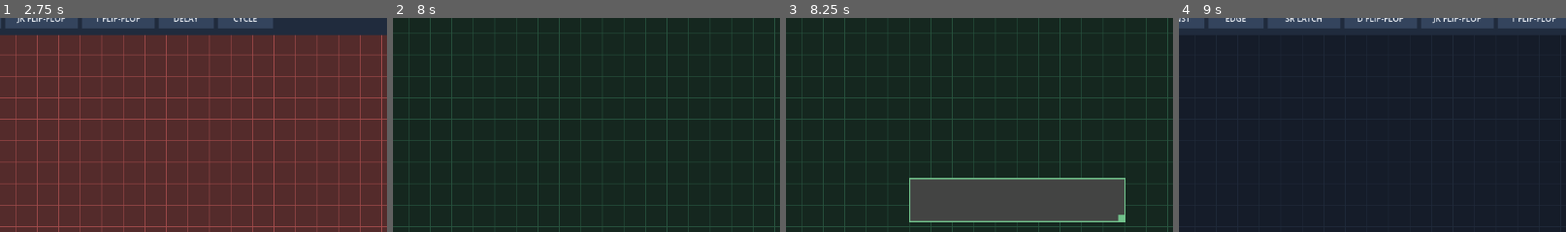
Above: before the commit, frames 1-4 (left to right).
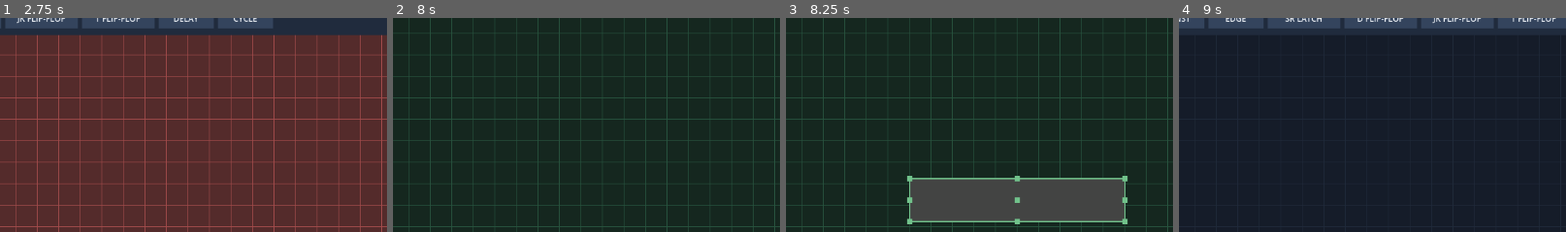
Above: after the commit, the same moments.

Repository: rushellxyz/g-logical
Game: Godot game, scene res://main.tscn
The game is run twice, just before and just after one commit, with the same random seed, the same clock (stepped at 60 frames per second) and the same inputs.
Inputs (mouse positions are % of the whole screen's width and height, from its top left):
- Up to frame 1 (2.75 s): click (86, 4) at 0.5 s; click "PHYSICAL" at 1.25 s; click "FOUNDRY" at 2 s
- Up to frame 2 (8 s): click "PHYSICAL" at 2.75 s; click "SELECT" at 3.5 s; click (76, 4) at 4.27 s; click (79, 4) at 5.02 s; click (83, 4) at 5.77 s; click (90, 4) at 6.52 s; click (94, 4) at 7.25 s
- Up to frame 3 (8.25 s): click "WHITE TILE" at 8 s
- Up to frame 4 (9 s): click "EDITOR" at 8.75 s
The pictures show only the part of the screen within x 20-70%, y 16-66%; the shares and areas given below are measured in that part.

Frames 1-2 are identical in both runs. In frame 3, 0.3% of the frame differs, in the area x 31-89%, y 73-97%; in frame 4, nothing differs.

Commit message:
Improve physical mode

Diff:
--- a/editor.gd
+++ b/editor.gd
@@ -55,6 +55,8 @@
 var resizing_gate := -1
 var resize_start_position := Vector2.ZERO
 var resize_start_size := Vector2.ZERO
+var resize_start_mouse := Vector2.ZERO
+var resize_edges := Vector2i.ZERO
 var drag_offset := Vector2.ZERO
 var drag_group_origins: Dictionary = {}
 var pending_output := {"gate": -1, "port": -1}
@@ -842,7 +844,9 @@
 		draw_rect(rect, Color("#434443"), true)
 		draw_rect(rect, Color("#9ca9a0") if gate_index not in selected_gates else Color("#71c28b"), false, 2)
 		if gate_index in selected_gates:
-			draw_rect(Rect2(rect.end - Vector2(10, 10), Vector2(10, 10)), Color("#71c28b"), true)
+			for edge_x in [0.0, rect.size.x * 0.5, rect.size.x]:
+				for edge_y in [0.0, rect.size.y * 0.5, rect.size.y]:
+					draw_rect(Rect2(rect.position + Vector2(edge_x, edge_y) - Vector2(4, 4), Vector2(8, 8)), Color("#71c28b"), true)
 		draw_set_transform(Vector2.ZERO, 0.0, Vector2.ONE)
 		return
 	var is_selected: bool = gate_index in selected_gates
@@ -874,6 +878,8 @@
 		var child_gates: Array = gate.get("custom_gates", [])
 		var child_origin: Vector2 = normalized_position(gate.get("custom_origin", Vector2.ZERO))
 		for child_gate in child_gates:
+			if not is_custom_child_visible(child_gate):
+				continue
 			if child_gate.get("type_id", "") in ["EDITOR/COMPONENT_INPUT", "EDITOR/COMPONENT_OUTPUT"]:
 				continue
 			var child_position: Vector2 = gate["position"] + normalized_position(child_gate.get("position", Vector2.ZERO)) - child_origin + Vector2(16, 40)
@@ -899,13 +905,38 @@
 	draw_set_transform(Vector2.ZERO, 0.0, Vector2.ONE)
 
 func is_physical_gate(gate: Dictionary) -> bool:
+	if gate["type_id"] == "EDITOR/CUSTOM":
+		if gate.get("custom_layout_mode", "Inline") != "Expand":
+			return false
+		for child_gate in gate.get("custom_gates", []):
+			if is_physical_gate(child_gate):
+				return true
+		return false
 	return is_physical_gate_type(gate["type_id"])
+
+func is_custom_child_visible(gate: Dictionary) -> bool:
+	return not physical_mode or is_physical_gate(gate)
 
 func is_physical_gate_type(type_id: String) -> bool:
 	return type_id in ["MP/IO/BUTTON", "MP/IO/LAMP", "EDITOR/WHITETILE"]
 
 func gate_size(gate: Dictionary) -> Vector2:
 	return GateProperties.node_size(gate, NODE_SIZE)
+
+func white_tile_resize_edges(rect: Rect2, point: Vector2) -> Vector2i:
+	var handle_radius := 12.0
+	if not rect.grow(handle_radius).has_point(point):
+		return Vector2i.ZERO
+	var edges := Vector2i.ZERO
+	if absf(point.x - rect.position.x) <= handle_radius:
+		edges.x = -1
+	elif absf(point.x - rect.end.x) <= handle_radius:
+		edges.x = 1
+	if absf(point.y - rect.position.y) <= handle_radius:
+		edges.y = -1
+	elif absf(point.y - rect.end.y) <= handle_radius:
+		edges.y = 1
+	return edges
 
 func custom_child_port_position(instance: Dictionary, child: Dictionary, port: int, input: bool, origin: Vector2) -> Vector2:
 	var child_type: String = child.get("type_id", "")
@@ -1170,17 +1201,27 @@
 		canvas_geometry.update_moved_gates(gates, wires, selected_gates, NODE_SIZE)
 		queue_redraw()
 	if event is InputEventMouseMotion and resizing_gate >= 0:
-		var resized_position := screen_to_canvas(event.position)
-		var new_size := resized_position - resize_start_position
-		var updated_size := Vector2(
-			maxf(PHYSICAL_UNIT_SIZE, snapped(new_size.x, PHYSICAL_UNIT_SIZE)),
-			maxf(PHYSICAL_UNIT_SIZE, snapped(new_size.y, PHYSICAL_UNIT_SIZE))
-		)
-		if updated_size != gate_size(gates[resizing_gate]) and not drag_undo_recorded:
+		var mouse_delta := screen_to_canvas(event.position) - resize_start_mouse
+		var snapped_delta := Vector2(snapped(mouse_delta.x, PHYSICAL_UNIT_SIZE), snapped(mouse_delta.y, PHYSICAL_UNIT_SIZE))
+		var updated_position := resize_start_position
+		var updated_size := resize_start_size
+		if resize_edges.x < 0:
+			updated_size.x = maxf(PHYSICAL_UNIT_SIZE, resize_start_size.x - snapped_delta.x)
+			updated_position.x = resize_start_position.x + resize_start_size.x - updated_size.x
+		elif resize_edges.x > 0:
+			updated_size.x = maxf(PHYSICAL_UNIT_SIZE, resize_start_size.x + snapped_delta.x)
+		if resize_edges.y < 0:
+			updated_size.y = maxf(PHYSICAL_UNIT_SIZE, resize_start_size.y - snapped_delta.y)
+			updated_position.y = resize_start_position.y + resize_start_size.y - updated_size.y
+		elif resize_edges.y > 0:
+			updated_size.y = maxf(PHYSICAL_UNIT_SIZE, resize_start_size.y + snapped_delta.y)
+		if (updated_size != gate_size(gates[resizing_gate]) or updated_position != gates[resizing_gate]["position"]) and not drag_undo_recorded:
 			push_undo_snapshot(drag_undo_snapshot, false)
 			drag_undo_recorded = true
+		gates[resizing_gate]["position"] = updated_position
 		gates[resizing_gate]["size"] = updated_size
-		canvas_geometry.update_moved_gates(gates, wires, [resizing_gate], NODE_SIZE)
+		canvas_geometry.dirty = true
+		canvas_geometry.update(gates, wires, NODE_SIZE)
 		queue_redraw()
 	if event is InputEventMouseMotion and selecting:
 		selection_current = event.position
@@ -1387,19 +1428,22 @@
 				return
 			if physical_mode and gates[i]["type_id"] == "EDITOR/WHITETILE":
 				selected_gate = i
+				selected_gates = [i]
 				selected_wire = -1
-				var resize_handle := Rect2(rect.end - Vector2(14, 14), Vector2(14, 14))
-				if resize_handle.has_point(pos):
+				var edges := white_tile_resize_edges(rect, pos)
+				if edges != Vector2i.ZERO:
 					resizing_gate = i
 					begin_drag_undo()
 					resize_start_position = gates[i]["position"]
 					resize_start_size = gate_size(gates[i])
+					resize_start_mouse = pos
+					resize_edges = edges
 				else:
 					dragging_gate = i
 					begin_drag_undo()
 					drag_offset = pos - gates[i]["position"]
 					drag_group_origins = {i: gates[i]["position"]}
-				status_text = "Selected WhiteTile. Drag the corner to resize."
+				status_text = "Selected WhiteTile. Drag an edge or corner to resize."
 				queue_redraw()
 				return
 			selected_gate = i
@@ -2559,21 +2603,7 @@
 			exported_count += 1
 			continue
 		if gate["type_id"] == "EDITOR/WHITETILE":
-			var tile_size := gate_size(gate)
-			var tile_position: Vector2 = gate["position"]
-			parts.append({
-				"pos": {
-					"x": (tile_position.x + tile_size.x * 0.5) / WHITETILE_EXPORT_SCALE,
-					"y": -(tile_position.y + tile_size.y) / WHITETILE_EXPORT_SCALE
-				},
-				"rot": 0.0,
-				"path": "Building/WhiteTile",
-				"id": 0,
-				"activId": 0,
-				"team": "",
-				"size": {"x": tile_size.x / WHITETILE_EXPORT_SCALE, "y": tile_size.y / WHITETILE_EXPORT_SCALE},
-				"force": {"x": 0.0, "y": 0.0}
-			})
+			parts.append(white_tile_export_part(gate))
 			exported_count += 1
 			continue
 		var data := build_gunsaw_data(gate_index, output_ids, export_wires)
@@ -2636,6 +2666,23 @@
 	DisplayServer.clipboard_set(encoded)
 	status_text = "Exported %d props to clipboard and %s." % [exported_count, EXPORT_PATH]
 
+func white_tile_export_part(gate: Dictionary) -> Dictionary:
+	var tile_size := gate_size(gate)
+	var tile_position: Vector2 = gate["position"]
+	return {
+		"pos": {
+			"x": (tile_position.x + tile_size.x * 0.5) / WHITETILE_EXPORT_SCALE,
+			"y": -(tile_position.y + tile_size.y * 0.5) / WHITETILE_EXPORT_SCALE
+		},
+		"rot": 0.0,
+		"path": "Building/WhiteTile",
+		"id": 0,
+		"activId": 0,
+		"team": "",
+		"size": {"x": tile_size.x / WHITETILE_EXPORT_SCALE, "y": tile_size.y / WHITETILE_EXPORT_SCALE},
+		"force": {"x": 0.0, "y": 0.0}
+	}
+
 func build_gunsaw_data(gate_index: int, output_ids: Array, export_wires: Array) -> Dictionary:
 	var gate: Dictionary = gates[gate_index]
 	var input_ids: Array = []
--- a/gunsaw_level_importer.gd
+++ b/gunsaw_level_importer.gd
@@ -208,7 +208,7 @@
 	if type_id == "EDITOR/WHITETILE":
 		var size := Vector2(float(part["size"]["x"]), float(part["size"]["y"])) * SCALE
 		gate["size"] = size
-		gate["position"] = position - Vector2(size.x * 0.5, size.y)
+		gate["position"] = position - size * 0.5
 		if not size.is_finite() or not gate["position"].is_finite():
 			return {}
 		gate["gunsaw_size"] = [size.x, size.y]
Not shown, removed: Gunsa
